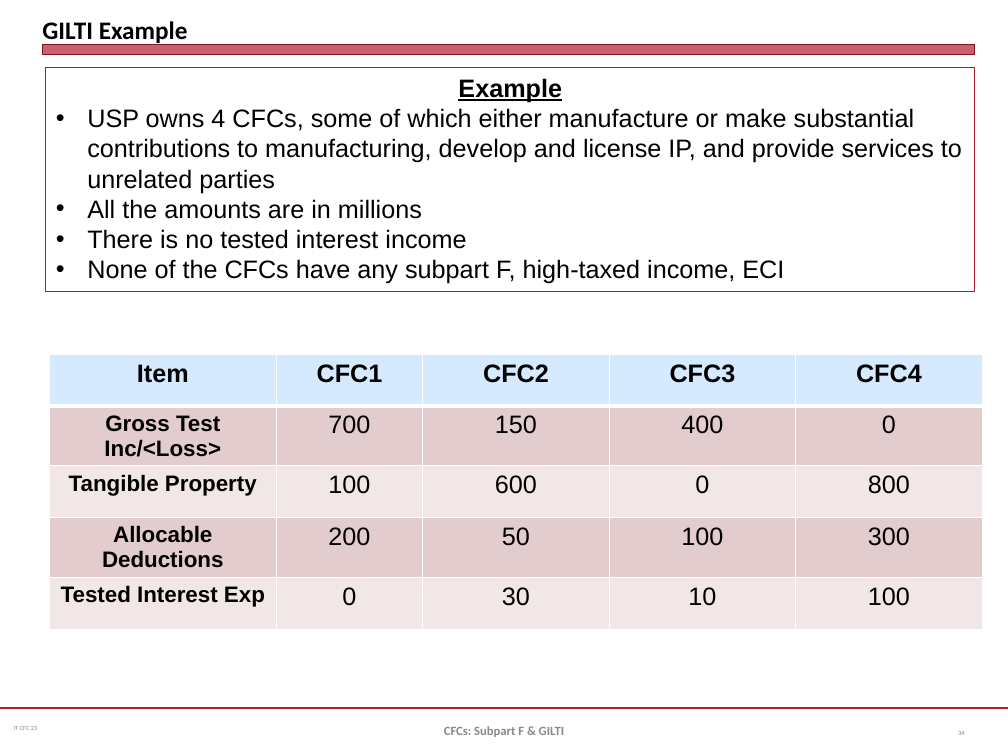
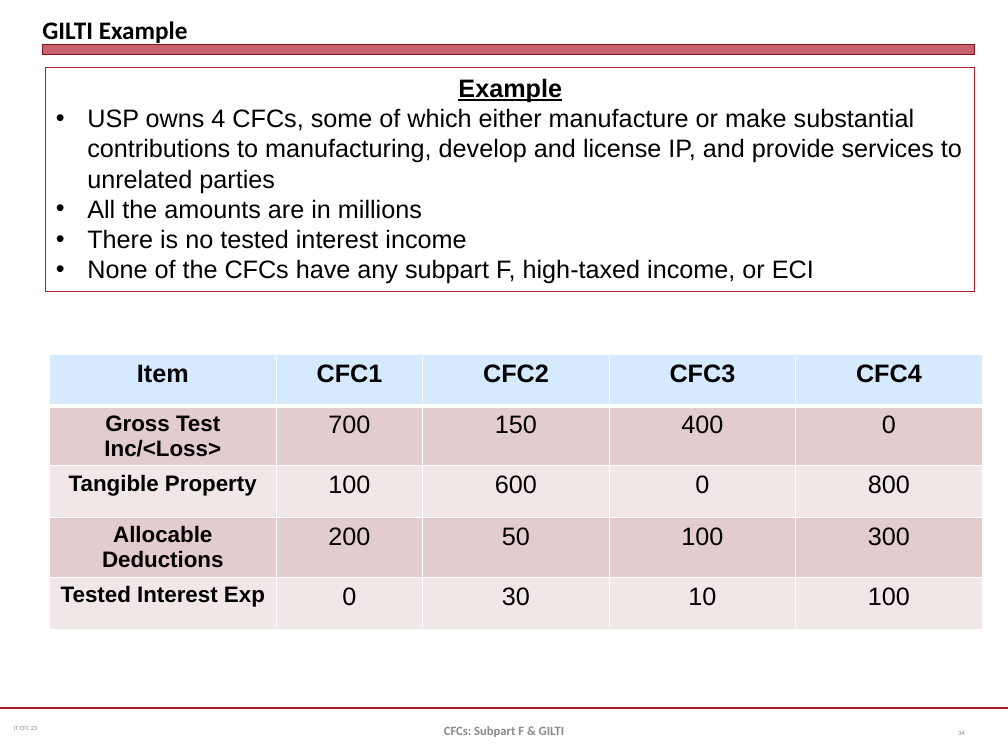
Before and after one commit to jmc877/International-Tax, a slide deck: slide 34 of slides/IT_CFC_23.pptx. Drawn at 1008x756 pixels with LibreOffice and Linux fonts; fonts in the diff are those of the drawing. Boxes give left, top, right and bottom in pixels: in the first picture for what was removed or moved away, otherwise in the second. Text is boxed around its words. In the diff, an @@ line names an element or a change of style, - is before the commit and + after.

```diff
--- a/slides/IT_CFC_23.pptx
+++ b/slides/IT_CFC_23.pptx
@@ text in rectangle at [87,259,814,284]: text changed @@
-• None of the CFCs have any subpart F, high-taxed income, ECI
+• None of the CFCs have any subpart F, high-taxed income, or ECI
```
Also in this commit, not shown: 13 other slides changed, 4 other files.
